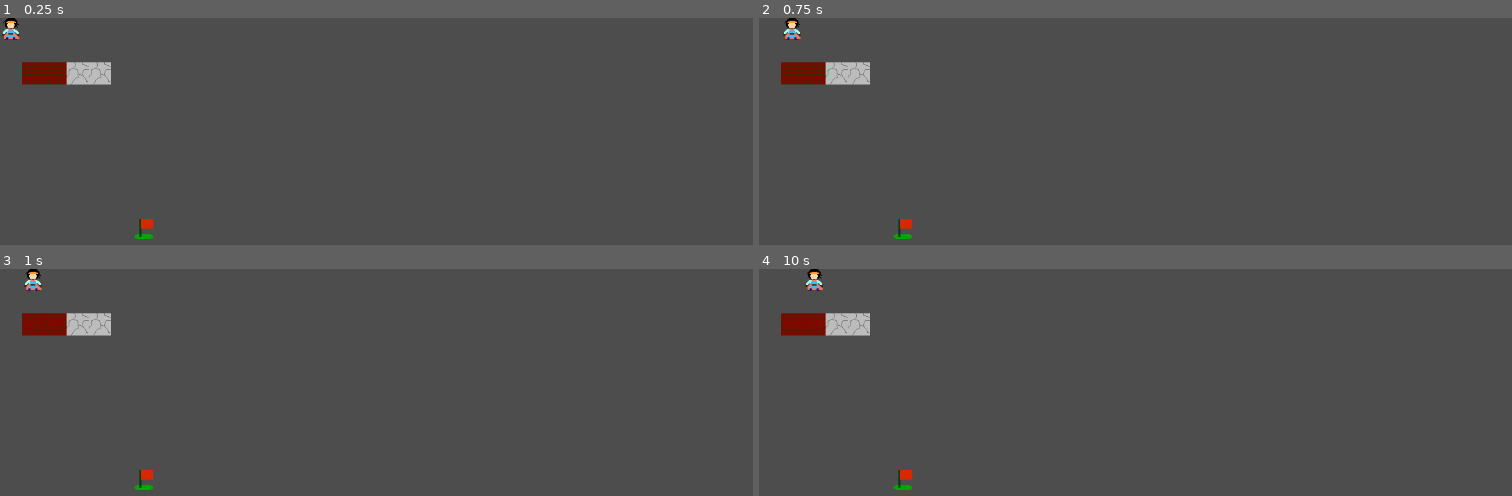
Above: before the commit, frames 1-4 (two rows, left to right).
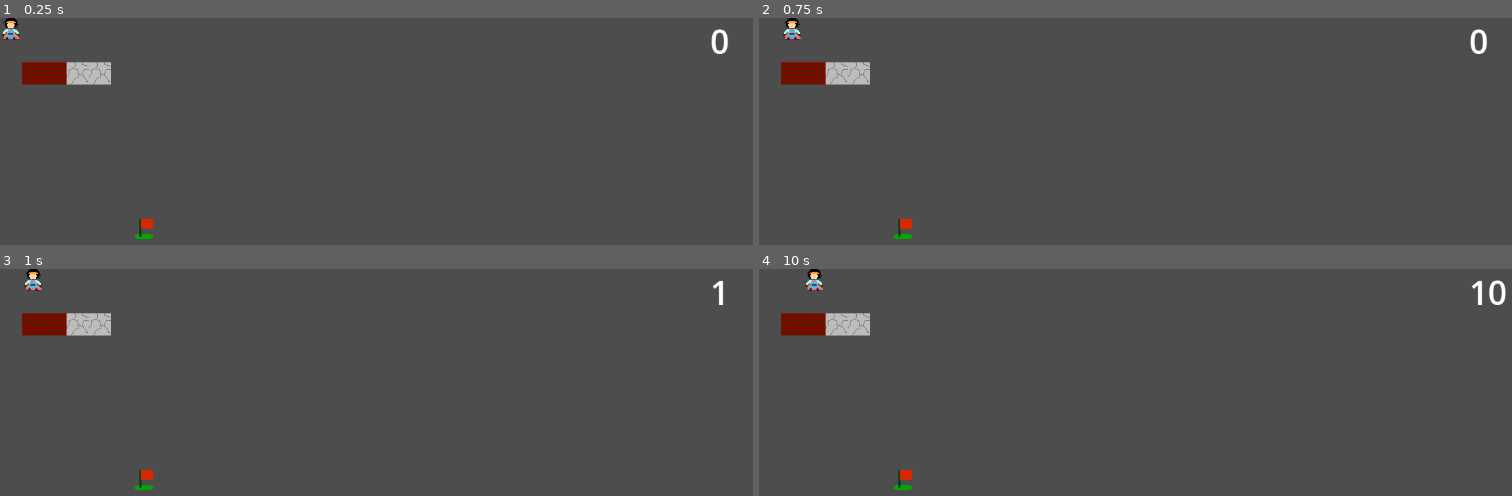
Above: after the commit, the same moments.

Repository: mjXmsdgh/game_gallery
Game: Godot game, scene res://2_game_scene/maze/scene/main.tscn
The game is run twice, just before and just after one commit, with the same random seed, the same clock (stepped at 60 frames per second) and the same inputs. This scene is started directly instead of the project's main scene.
Inputs:
- Up to frame 1 (0.25 s): no input
- Up to frame 2 (0.75 s): tap Enter at 0.5 s; hold Right (ui_right) from 0.53 s (still down); tap Space (key_space) at 0.6 s
- Up to frame 3 (1 s): keep holding Right (ui_right)
- Up to frame 4 (10 s): tap Space (key_space) at 1.25, 1.35, 2.1, 2.85, 3.5, 3.6, 4.35, 5, 5.1, 5.85, 6.6, 7.35, 8.1, 8.85, 9.6 s; release Right (ui_right) at 1.28 s; hold Down (ui_down) 1.28-2.03 s; hold Right (ui_right) 2.03-2.78 s; tap Enter at 2.75, 4.25 s; hold Up (ui_up) 2.78-3.53 s; hold Left (ui_left) 3.53-5.03 s; hold Down (ui_down) 5.03-5.78 s; hold Right (ui_right) 5.78-6.53 s; hold Up (ui_up) 6.53-7.28 s; hold Right (ui_right) 7.28-8.03 s; hold Down (ui_down) 8.03-8.78 s; hold Left (ui_left) 8.78-9.53 s; hold Up (ui_up) from 9.53 s (still down)

The runs differ from the first frame. In frame 1, 0.1% of the frame differs, in the area x 94-97%, y 4-16%; in frame 2, 0.1%; in frame 3, less than 0.1%; in frame 4, 0.2%, in the area x 94-100%, y 4-16%.

Commit message:
timer label

Diff:
--- a/2_game_scene/maze/scene/main.tscn
+++ b/2_game_scene/maze/scene/main.tscn
@@ -14,8 +14,11 @@
 tile_set = ExtResource("1_nab4a")
 
 [node name="Label_timer" type="Label" parent="."]
-offset_right = 40.0
-offset_bottom = 23.0
+offset_left = 1024.0
+offset_right = 1134.0
+offset_bottom = 67.0
+theme_override_font_sizes/font_size = 48
+text = "0000"
 
 [node name="BGM" type="AudioStreamPlayer2D" parent="."]
 stream = ExtResource("1_cu5j1")
--- a/2_game_scene/maze/script/button_go_to_start.gd
+++ b/2_game_scene/maze/script/button_go_to_start.gd
@@ -3,7 +3,9 @@
 # Called when the node enters the scene tree for the first time.
 func _ready() -> void:
 	var time:String=Global.get_time()
-	print(time)
+
+	$"../clear_time".text="Clear Time : "+time
+
 	pass # Replace with function body.
 
 
--- a/2_game_scene/maze/script/main.gd
+++ b/2_game_scene/maze/script/main.gd
@@ -7,12 +7,15 @@
 
 # Called when the node enters the scene tree for the first time.
 func _ready() -> void:
+	$Label_timer.text="0"
 	pass # Replace with function body.
 
 
 # Called every frame. 'delta' is the elapsed time since the previous frame.
 func _process(delta: float) -> void:
-	pass
+	elapsed_time=Time.get_ticks_msec()-start_time
+	elapsed_time=elapsed_time/1000.0
+	$Label_timer.text=str(elapsed_time)
 
 
 func change_scene()->void:
